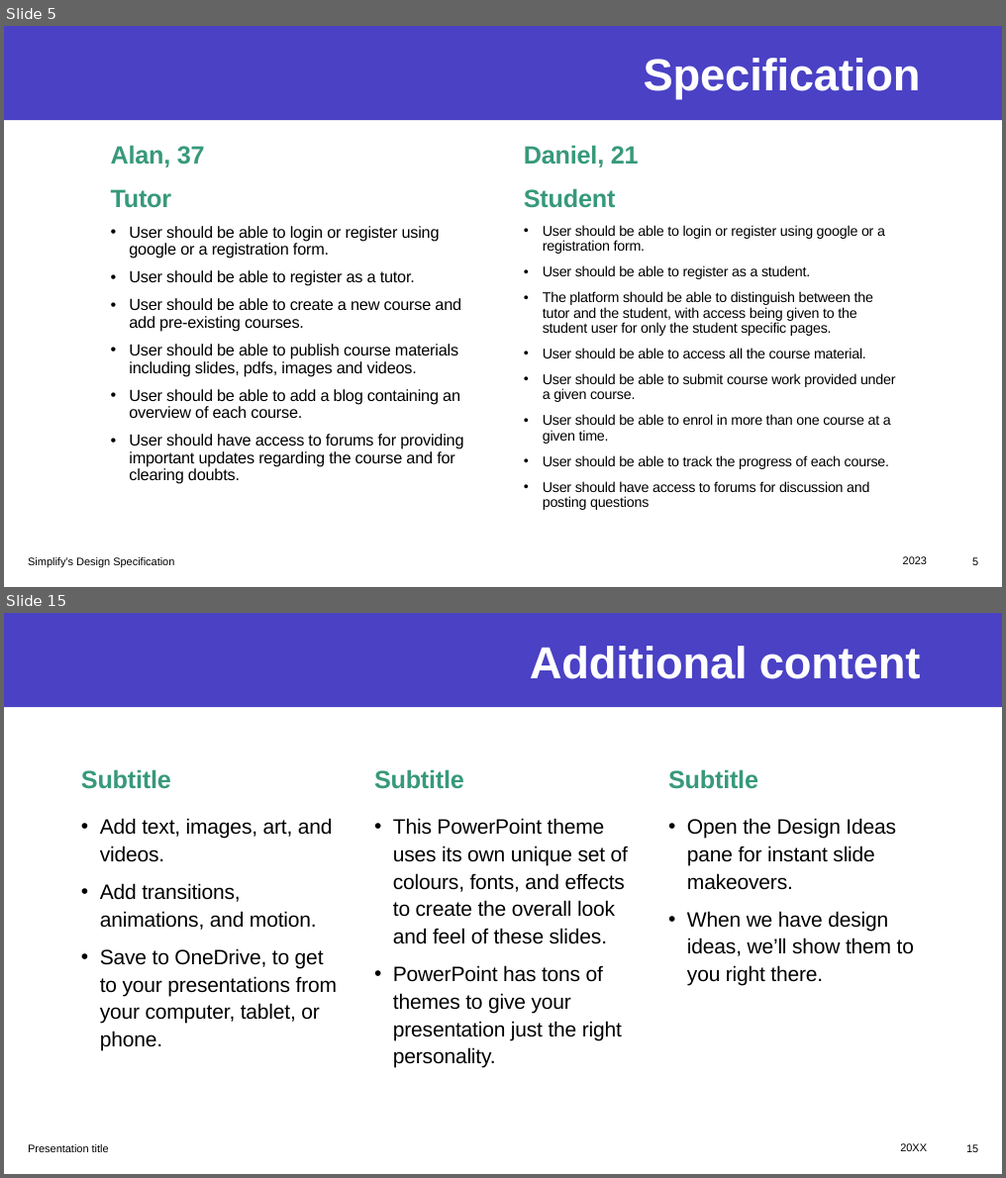
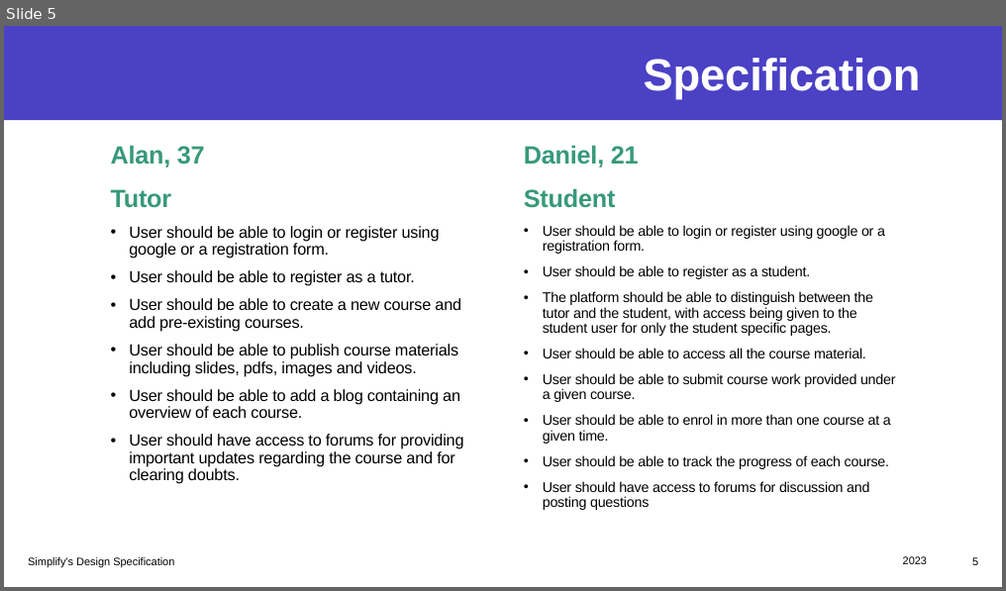
Before and after one commit to praharsh05/ITech-Group, a slide deck: ITech_GP.pptx. Shown one above the other, each under a label of ours: slides 5 and 15 before the commit, slide 5 after it; the slides between them are not shown. The pictures are 1006x1178 and 1006x591 pixels, drawn with LibreOffice and Linux fonts; fonts in the diff are those of the drawing. Boxes give left, top, right and bottom in pixels: in the first picture for what was removed or moved away, otherwise in the second. Text is boxed around its words. In the diff, an @@ line names an element or a change of style, - is before the commit and + after.

```diff
--- a/ITech_GP.pptx
+++ b/ITech_GP.pptx
@@ slide 15 removed at (x1=4, y1=613, x2=1002, y2=1174), background #FFFFFF; not listed: 1 template element that a slide beside it also shows @@
@@ title removed at (x1=530, y1=646, x2=920, y2=679) @@
-Additional content
@@ text removed at (x1=81, y1=769, x2=171, y2=789) @@
-Subtitle
@@ text removed at (x1=374, y1=769, x2=464, y2=789) @@
-Subtitle
@@ text removed at (x1=668, y1=769, x2=758, y2=789) @@
-Subtitle
@@ text removed at (x1=100, y1=818, x2=337, y2=1052) @@
-• Add text, images, art, and videos.
-• Add transitions, animations, and motion.
-• Save to OneDrive, to get to your presentations from your computer, tablet, or phone.
@@ text removed at (x1=393, y1=818, x2=628, y2=1068) @@
-• This PowerPoint theme uses its own unique set of colours, fonts, and effects to create the overall look and feel of these slides.
-• PowerPoint has tons of themes to give your presentation just the right personality.
@@ text removed at (x1=687, y1=818, x2=914, y2=986) @@
-• Open the Design Ideas pane for instant slide makeovers.
-• When we have design ideas, we’ll show them to you right there.
@@ text removed at (x1=28, y1=1145, x2=109, y2=1153) @@
-Presentation title
@@ text removed at (x1=900, y1=1144, x2=927, y2=1152) @@
-20XX
@@ page number removed at (x1=966, y1=1145, x2=978, y2=1153) @@
-15
```
Also in this commit, not shown: 3 slides changed, 8 slides added, 8 other slides removed.
